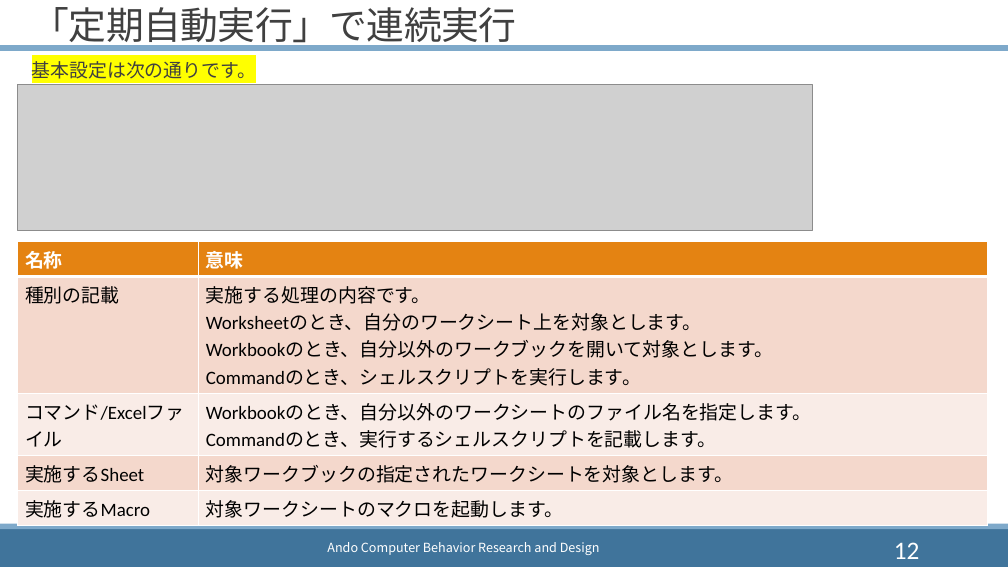
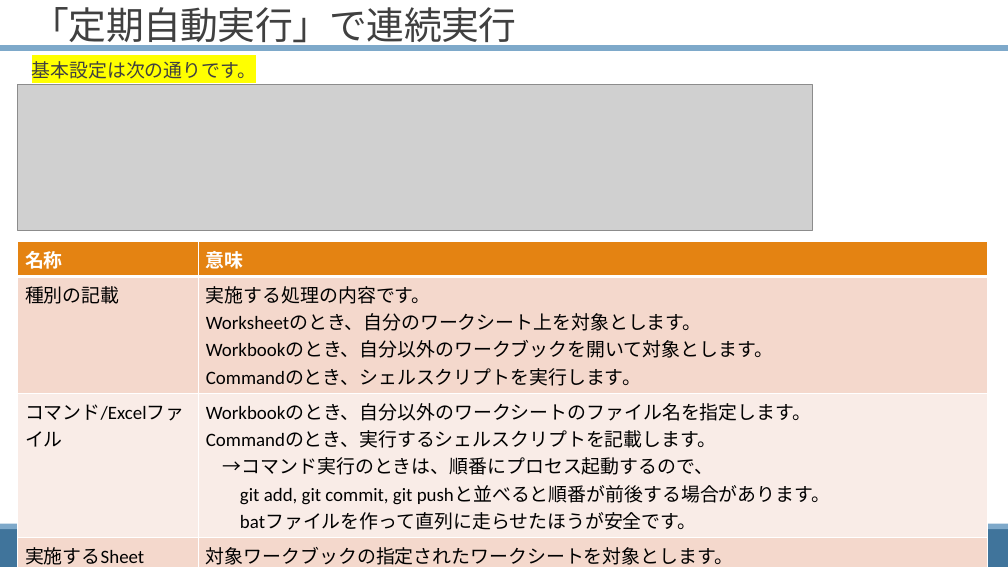
Before and after one commit to Tand0/CreateTableOfContentsExcelUsingSheetNames, a slide deck: slide 12 of doc/readme.pptx. Drawn at 1008x567 pixels with LibreOffice and Linux fonts; fonts in the diff are those of the drawing; grey boxes stand for pictures. Boxes give left, top, right and bottom in pixels: in the first picture for what was removed or moved away, otherwise in the second. Text is boxed around its words. In the diff, an @@ line names an element or a change of style, - is before the commit and + after.

```diff
--- a/doc/readme.pptx
+++ b/doc/readme.pptx
@@ table at box(17, 242, 987, 567) @@
-row 3, column 2: Workbookのとき、自分以外のワークシートのファイル名を指定します。 / Commandのとき、実行するシェルスクリプトを記載します。
+row 3, column 2: Workbookのとき、自分以外のワークシートのファイル名を指定します。 / Commandのとき、実行するシェルスクリプトを記載します。 / →コマンド実行のときは、順番にプロセス起動するので、 / git add, git commit, git pushと並べると順番が前後する場合があります。 / batファイルを作って直列に走らせたほうが安全です。
@@ page number removed at box(894, 542, 920, 559) @@
-12
```
Also in this commit, not shown: 14 other files.
